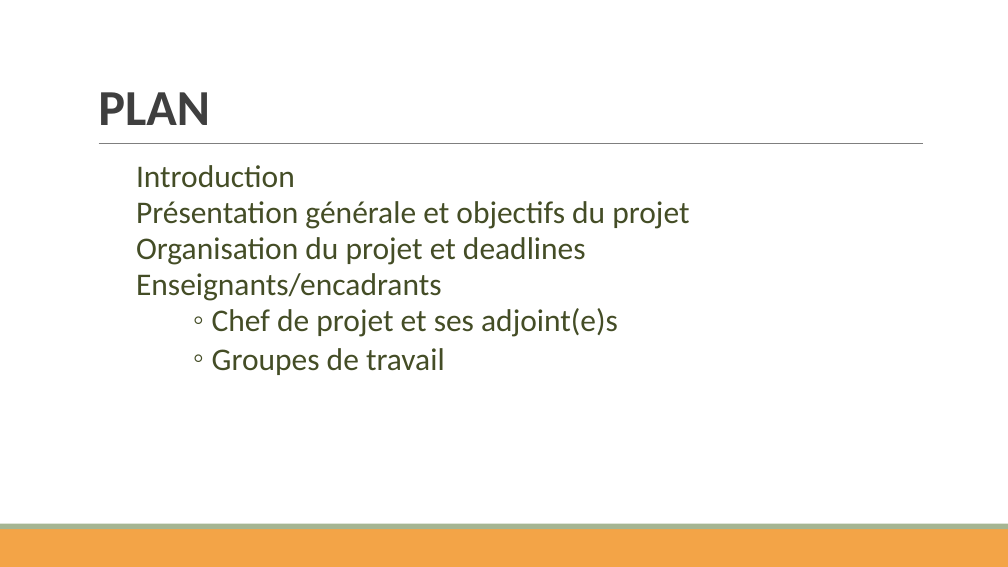
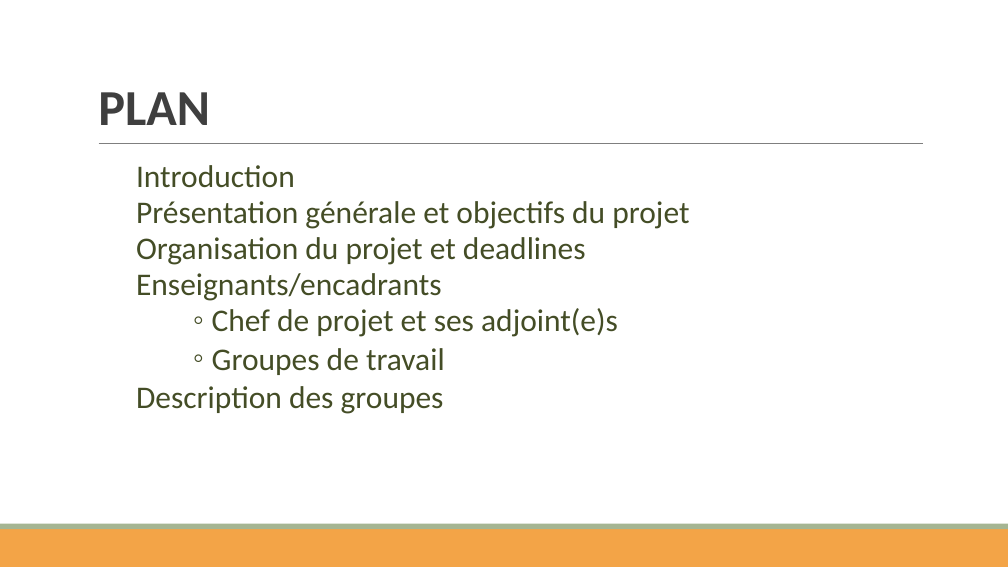
Before and after one commit to ThibaultLejaille/Documentation, a slide deck: slide 2 of TaxiSID_v1.pptx.pptx. Drawn at 1008x567 pixels with LibreOffice and Linux fonts; fonts in the diff are those of the drawing. Boxes give left, top, right and bottom in pixels: in the first picture for what was removed or moved away, otherwise in the second. Text is boxed around its words. In the diff, an @@ line names an element or a change of style, - is before the commit and + after.

```diff
--- a/TaxiSID_v1.pptx.pptx
+++ b/TaxiSID_v1.pptx.pptx
@@ text at [136,386,444,414]: paragraph added @@
+  Description des groupes
```
Also in this commit, not shown: 2 other slides changed, 1 slide added.
